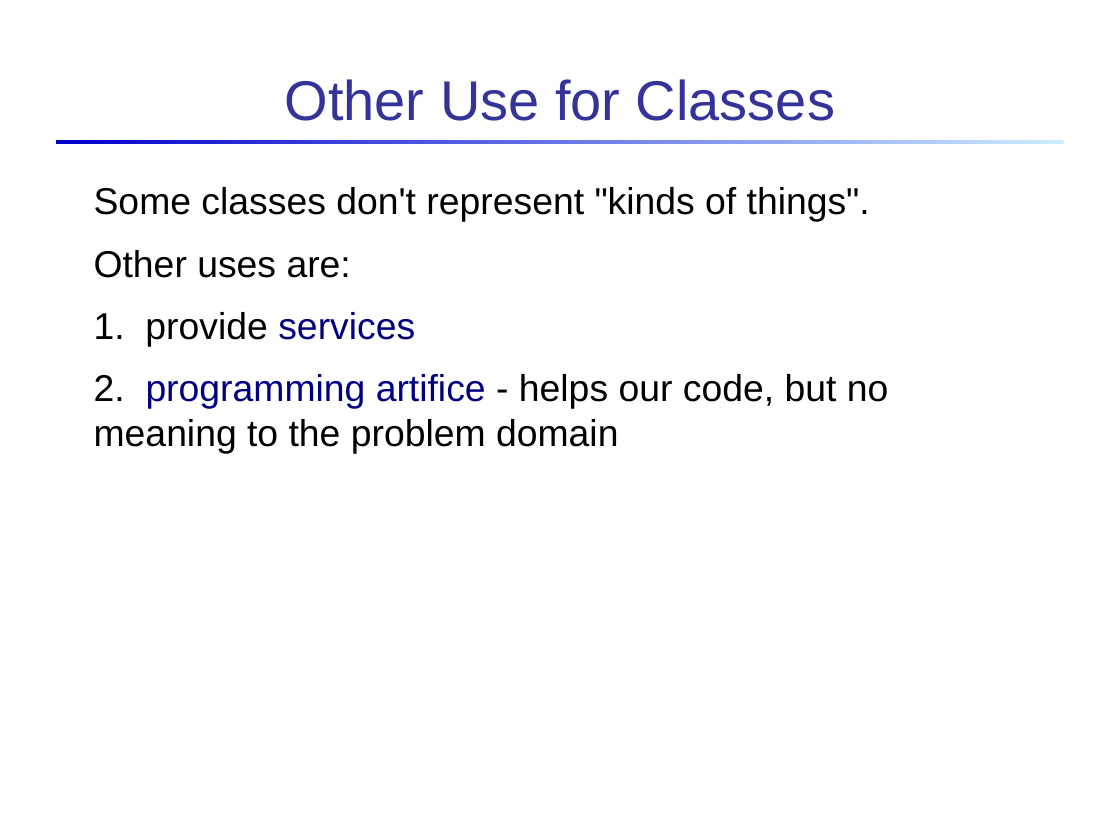
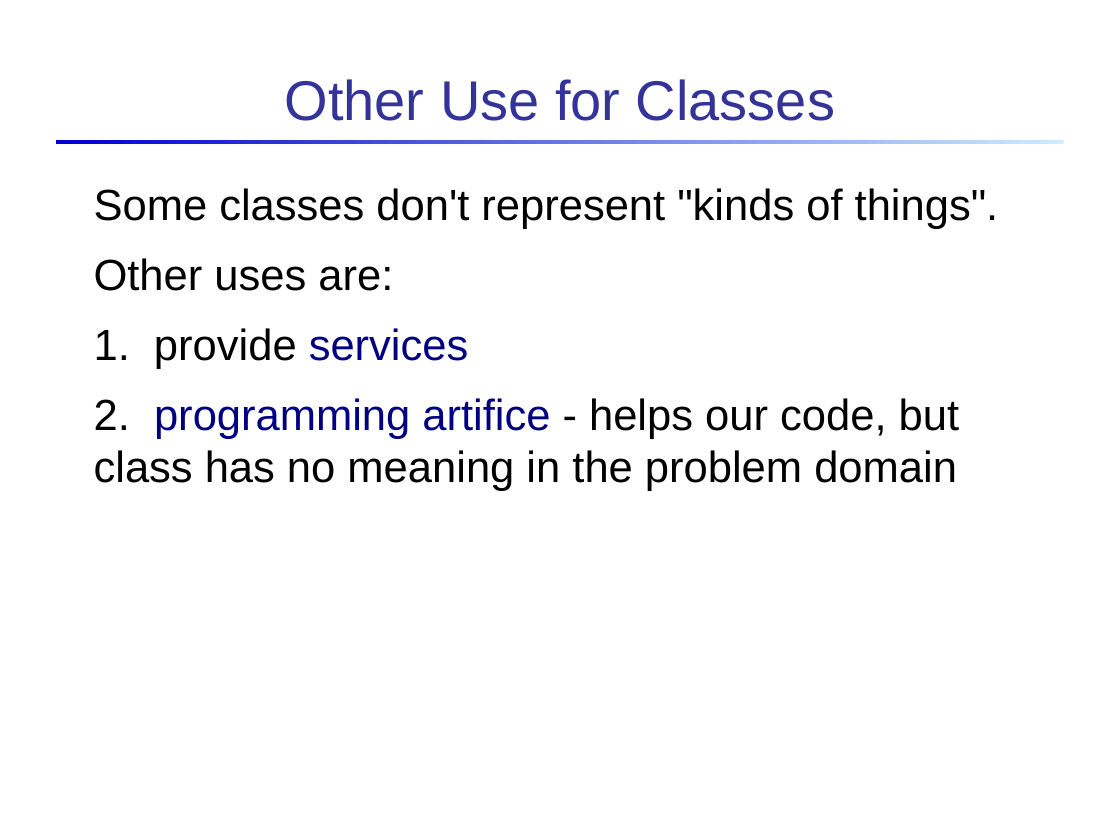
Before and after one commit to skeoop/skeoop.github.io, a slide deck: slide 24 of week1/3a-Introduction-to-Objects.ppt (slide 22 before the commit). Drawn at 1120x840 pixels with LibreOffice and Linux fonts; fonts in the diff are those of the drawing. Boxes give left, top, right and bottom in pixels: in the first picture for what was removed or moved away, otherwise in the second. Text is boxed around its words. In the diff, an @@ line names an element or a change of style, - is before the commit and + after.

```diff
--- a/week1/3a-Introduction-to-Objects.ppt
+++ b/week1/3a-Introduction-to-Objects.ppt
@@ text at (x1=94, y1=188, x2=999, y2=369): size 24 to 28 pt in "Some classes don't represent "kinds of things".", "Other uses are:", "1. provide services" @@
@@ text at (x1=94, y1=398, x2=959, y2=491): text changed; size 24 to 28 pt @@
-2. programming artifice - helps our code, but no meaning to the problem domain
+2. programming artifice - helps our code, but class has no meaning in the problem domain
```
Also in this commit, not shown: 9 other slides changed, 4 slides added, 2 slides removed, 8 other files.
